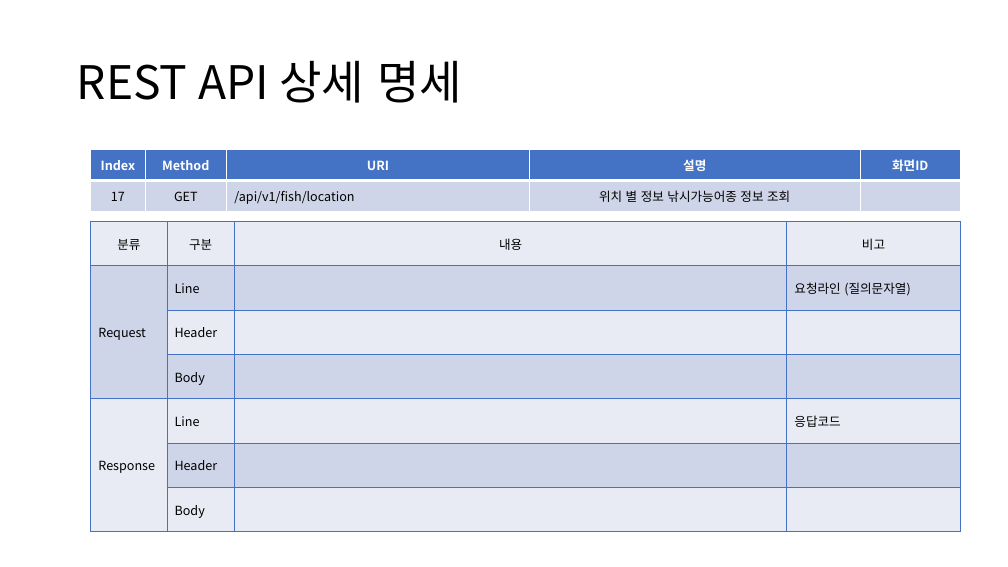
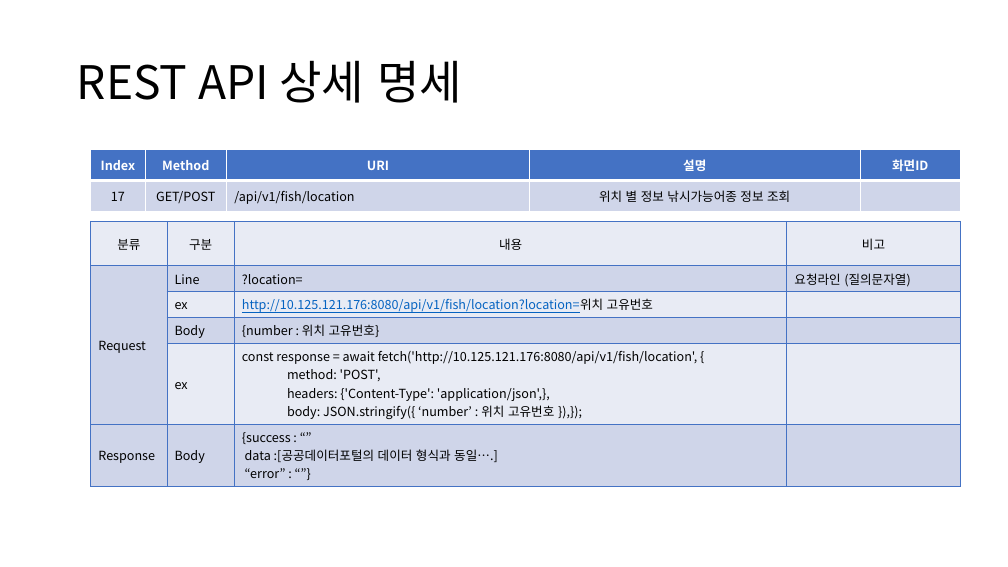
Before and after one commit to sujidaddy/workspace_miniproject, a slide deck: slide 39 of 미니프로젝트계획서제출용.pptx. Drawn at 1008x567 pixels with LibreOffice and Linux fonts; fonts in the diff are those of the drawing. Boxes give left, top, right and bottom in pixels: in the first picture for what was removed or moved away, otherwise in the second. Text is boxed around its words. In the diff, an @@ line names an element or a change of style, - is before the commit and + after.

```diff
--- a/미니프로젝트계획서제출용.pptx
+++ b/미니프로젝트계획서제출용.pptx
@@ table at (91,150,960,211) @@
-row 2, column 2: GET
+row 2, column 2: GET/POST
@@ table at (91,222,960,482) @@
-row 2: Request | Line |  | 요청라인 (질의문자열)
-row 3:  | Header |  | 
-row 4:  | Body |  | 
-row 5: Response | Line |  | 응답코드
-row 6:  | Header |  | 
-row 7:  | Body |  | 
+row 2: Request | Line | ?location= | 요청라인 (질의문자열)
+row 3:  | ex | http://10.125.121.176:8080/api/v1/fish/location?location=위치 고유번호 | 
+row 4:  | Body | {number : 위치 고유번호} | 
+row 5:  | ex | const response = await fetch('http://10.125.121.176:8080/api/v1/fish/location', { / method: 'POST', / headers: {'Content-Type': 'application/json',}, / body: JSON.stringify({ ‘number’ : 위치 고유번호 }),}); | 
+row 6: Response | Body | {success : “” data :[공공데이터포털의 데이터 형식과 동일….] / “error” : “”} | 
```
Also in this commit, not shown: 19 other slides changed, 11 other files.
